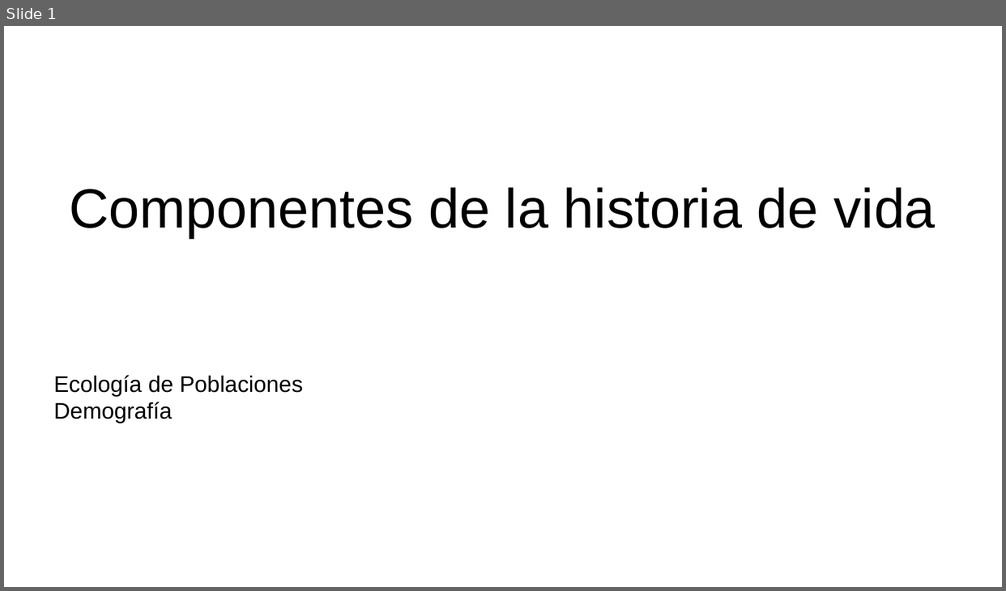
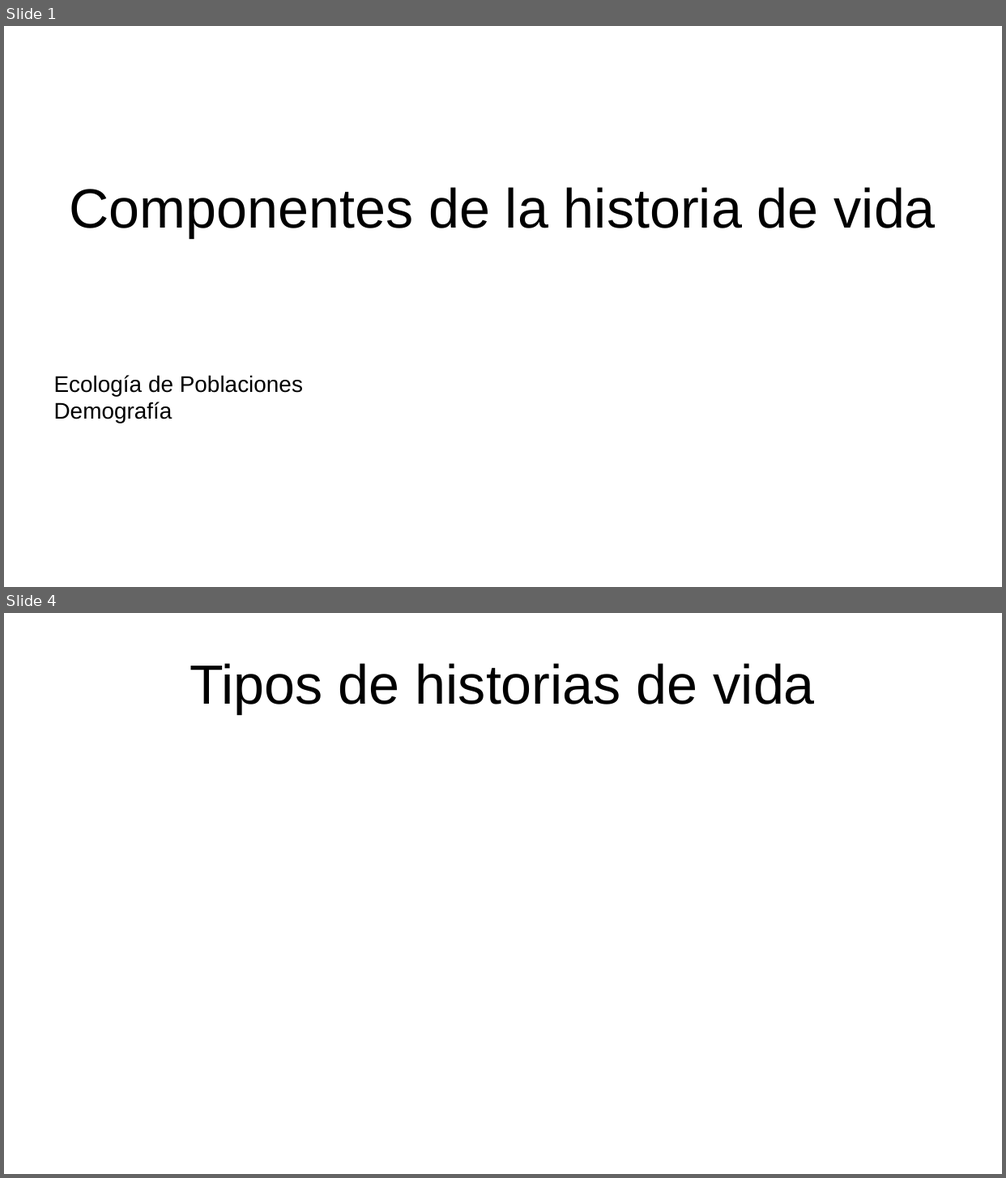
Before and after one commit to gerardommc/Ecologia-poblaciones, a slide deck: Unidad-3/Componentes-historia.odp. Shown one above the other, each under a label of ours: slide 1 before the commit, slides 1 and 4 after it; the slides between them are not shown. The pictures are 1006x591 and 1006x1178 pixels, drawn with LibreOffice and Linux fonts; fonts in the diff are those of the drawing. Boxes give left, top, right and bottom in pixels: in the first picture for what was removed or moved away, otherwise in the second. Text is boxed around its words. In the diff, an @@ line names an element or a change of style, - is before the commit and + after.

```diff
--- a/Unidad-3/Componentes-historia.odp
+++ b/Unidad-3/Componentes-historia.odp
@@ slide 4 added at [4, 613, 1002, 1174], background #FFFFFF @@
@@ title added at [190, 663, 815, 714], 44 pt, text #000000 @@
+Tipos de historias de vida
```
Also in this commit, not shown: 2 other slides added.
